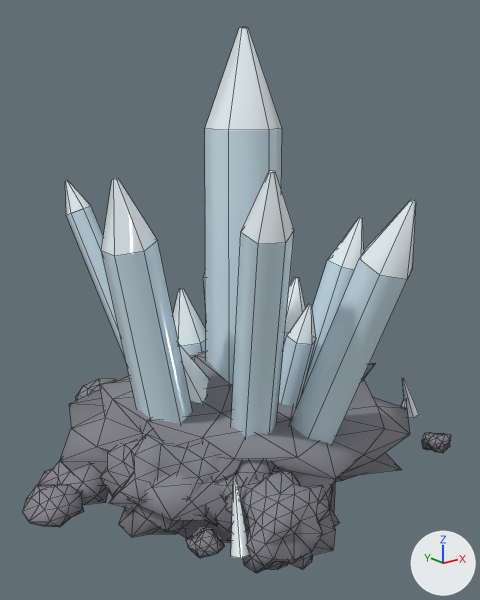
Renders of the FBX model Assets/_Project/Models/Ore/ore_ice.fbx from each side of a commit.
One viewpoint serves both versions: a 50 mm lens placed at (-1.22, -1.508, 1.134), pointed at (-0.017, -0.004, 0.533). Lighting does not change. The marker at lower right points along +X, +Y and +Z. The older version comes first. Mesh edges are drawn as thin lines. Where no turn or scale is listed for an object, it has been applied to the vertices. Vertices at exactly the same position are counted once.

The first picture shows 'ore_ice'.
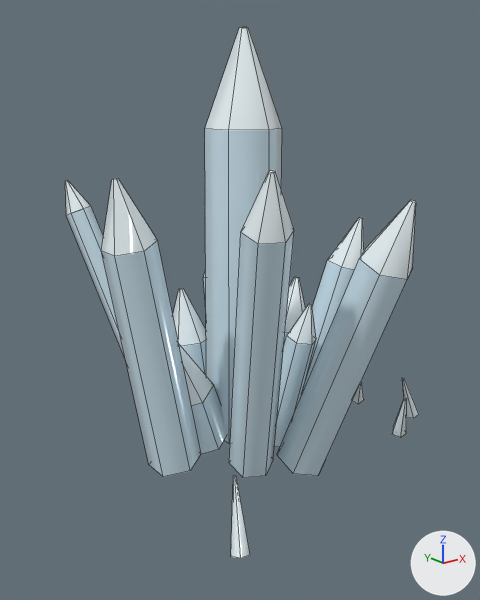
Patch to the scene script:
```diff
--- a/Assets/_Project/Models/Ore/ore_ice.fbx.py
+++ b/Assets/_Project/Models/Ore/ore_ice.fbx.py
@@ me_ore_ice @@
 # used by ob_ore_ice; location = (0.0, 0.0, 0.0)
-me_ore_ice.from_pydata(...)  # 1430 vertices, 2391 faces; spans x -0.706..0.614, y -0.58..0.661, z -0.13..1.3
-me_ore_ice.materials.append(mat_base_rock)  # grey #86868e
+me_ore_ice.from_pydata(...)  # 326 vertices, 231 faces; spans x -0.47..0.614, y -0.58..0.583, z 0.025..1.3
+# me_ore_ice part 1: 12 loose pieces with 1104 vertices, spanning x -0.706..0.582, y -0.556..0.661, z -0.13..0.354, are deleted
 me_ore_ice.materials.append(mat_crystal)
```

Boxes (x1, y1, x2, y2) around the edits, measured in the pictures (480 x 600 px):
'ore_ice', reshaped (17% narrower)
    before: (23, 27, 451, 573)
    after: (65, 27, 419, 558)
part 1 of me_ore_ice, deleted
    before: (23, 351, 451, 573)
